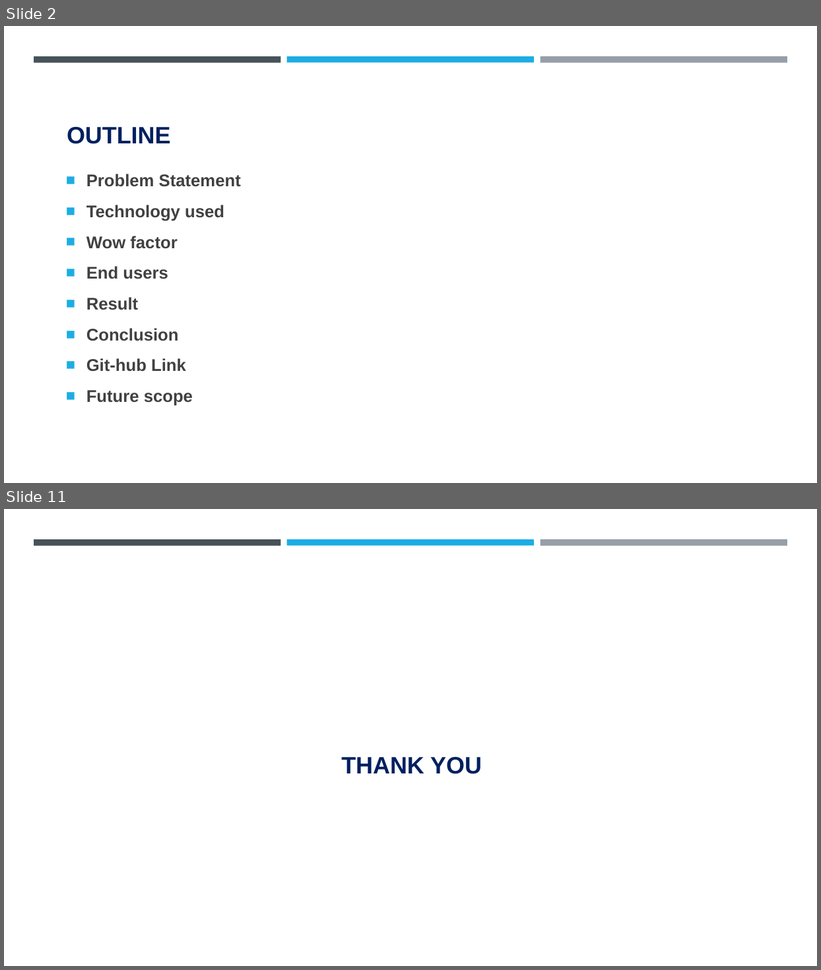
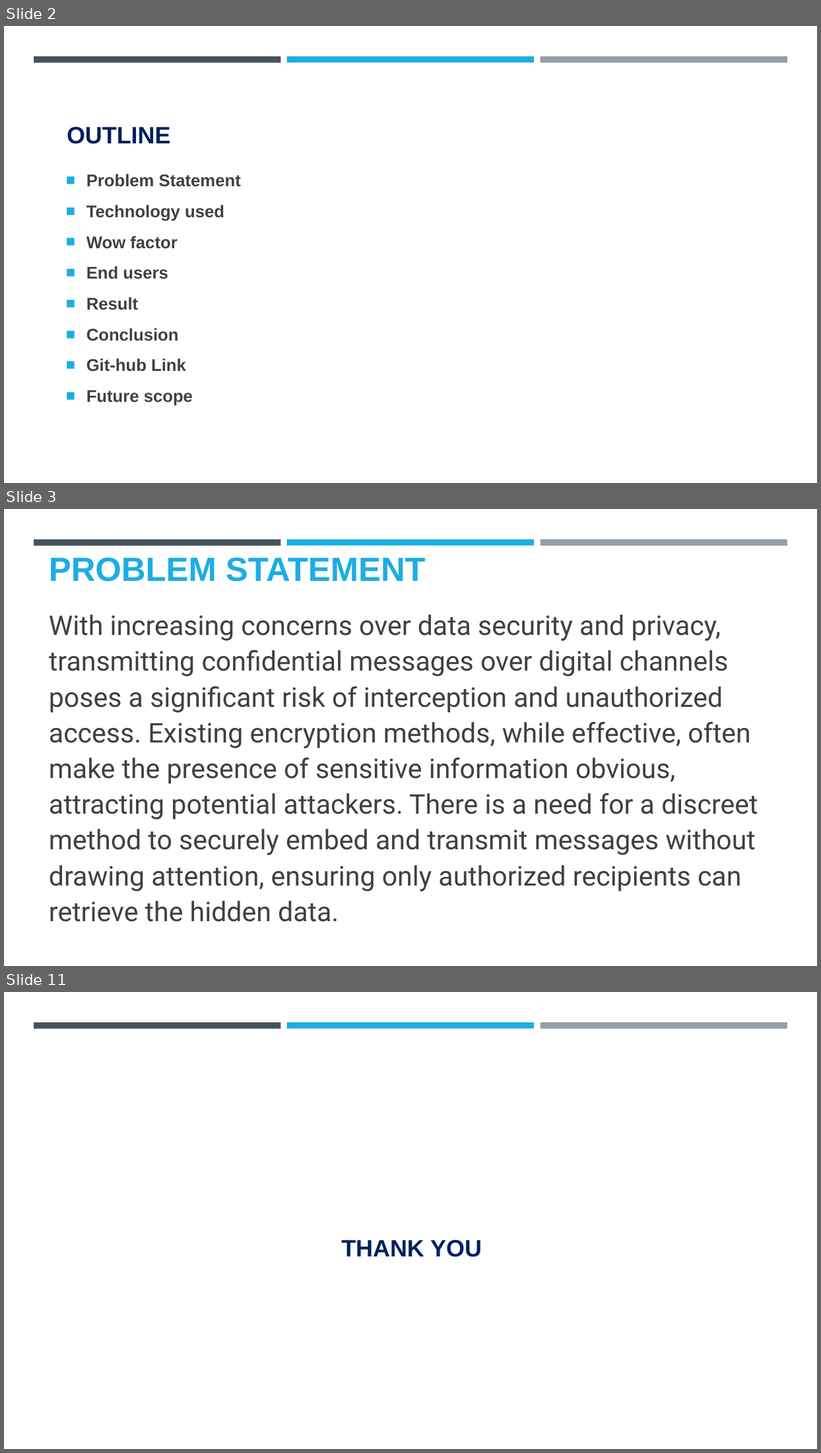
Before and after one commit to Akshay-S-Gupta/IBM-Cybersecurity-Internship, a slide deck: steganography_project.pptx. Shown one above the other, each under a label of ours: slides 2 and 11 before the commit, slides 2, 3 and 11 after it; the slides between them are not shown. The pictures are 821x970 and 821x1453 pixels, drawn with LibreOffice and Linux fonts; fonts in the diff are those of the drawing; background and template pictures are left out. Boxes give left, top, right and bottom in pixels: in the first picture for what was removed or moved away, otherwise in the second. Text is boxed around its words. In the diff, an @@ line names an element or a change of style, - is before the commit and + after.

Commit message:
Update Presentation

```diff
--- a/steganography_project.pptx
+++ b/steganography_project.pptx
@@ slide 3 added at [4,509,817,966], background #FFFFFF; not listed: 3 template elements that a slide beside it also shows @@
@@ title added at [49,557,426,582], 39.6 pt, text #1CADE4, bold @@
+PROBLEM STATEMENT
@@ text added at [49,615,758,922], 32 pt, text #404040 @@
+With increasing concerns over data security and privacy, transmitting confidential messages over digital channels poses a significant risk of interception and unauthorized access. Existing encryption methods, while effective, often make the presence of sensitive information obvious, attracting potential attackers. There is a need for a discreet method to securely embed and transmit messages without drawing attention, ensuring only authorized recipients can retrieve the hidden data.
```
Also in this commit, not shown: 2 slides changed, 5 other slides added, 6 slides removed, 2 other files.
